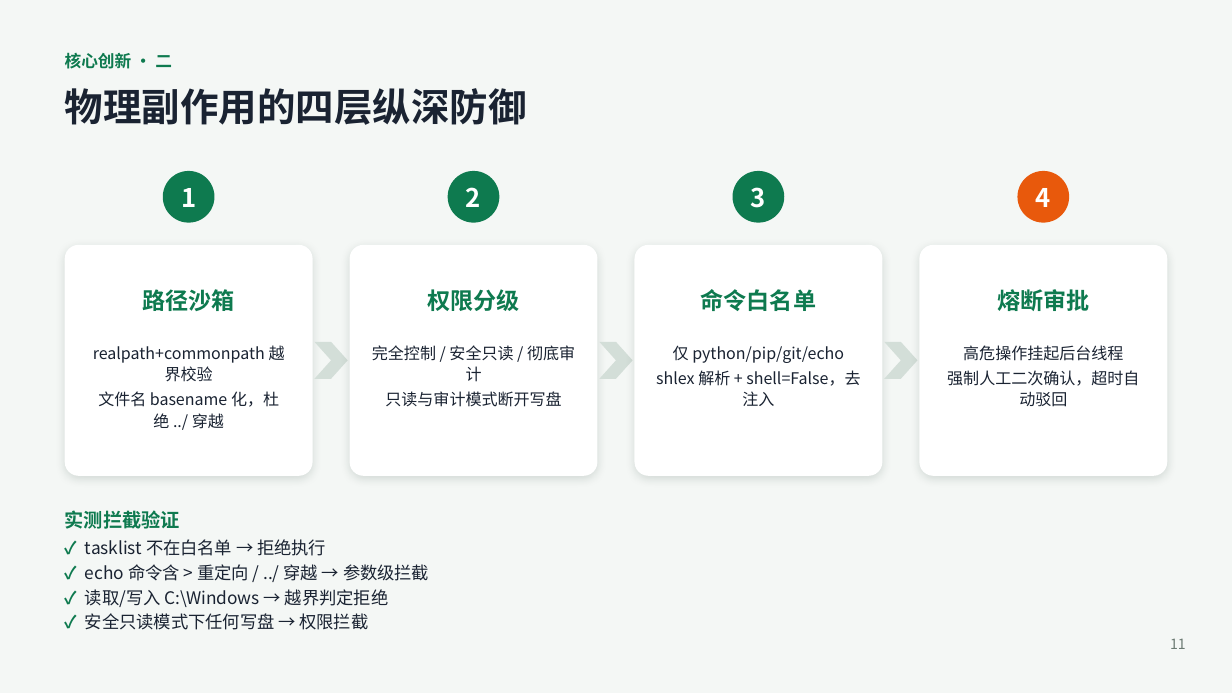
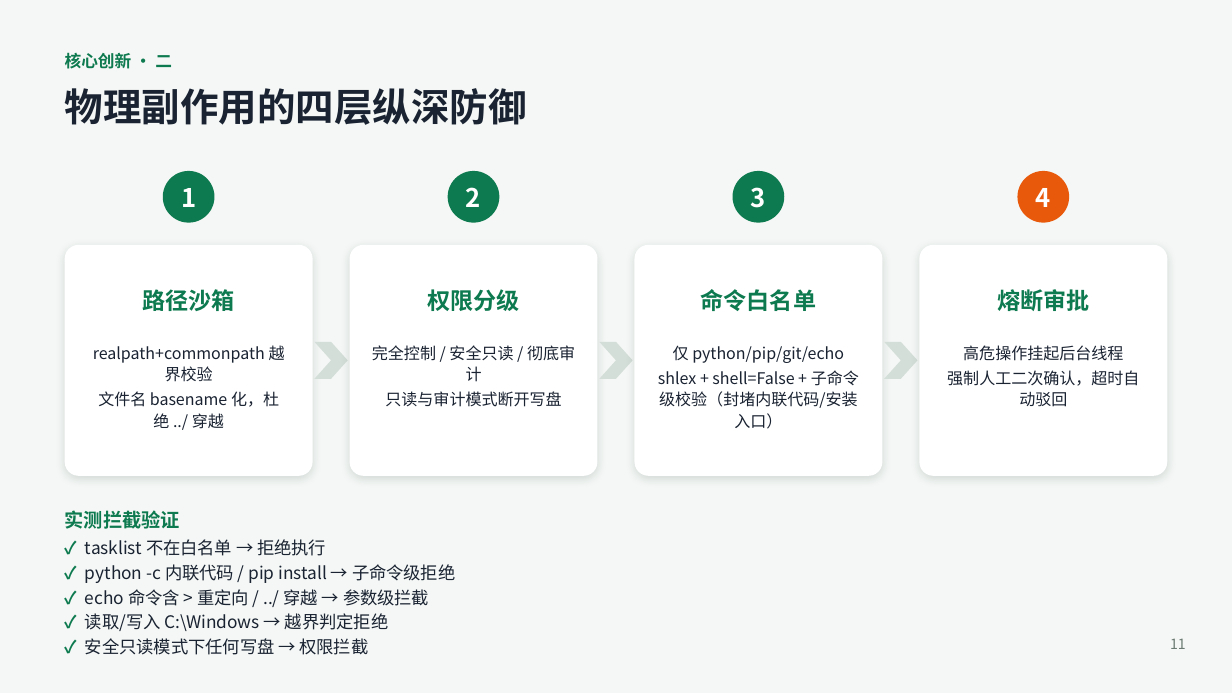
Before and after one commit to Andysun06/yindun-agent, a slide deck: slide 11 of 隐盾安全智能体_项目汇报.pptx. Drawn at 1232x693 pixels with LibreOffice and Linux fonts; fonts in the diff are those of the drawing. Boxes give left, top, right and bottom in pixels: in the first picture for what was removed or moved away, otherwise in the second. Text is boxed around its words. In the diff, an @@ line names an element or a change of style, - is before the commit and + after.

Commit message:
文档同步：技术报告与PPT对齐第二轮安全加固（表3新增5条红队记录、表4扩至8套件、审批弹窗换新界面图、命令白名单口径更新）

```diff
--- a/隐盾安全智能体_项目汇报.pptx
+++ b/隐盾安全智能体_项目汇报.pptx
@@ text at (658, 370, 859, 429): text changed @@
-shlex 解析 + shell=False，去注入
+shlex + shell=False + 子命令级校验（封堵内联代码/安装入口）
@@ text at (85, 564, 455, 583): paragraph added @@
+✓ python -c 内联代码 / pip install → 子命令级拒绝
```
Also in this commit, not shown: 4 other slides changed, 4 other files.
